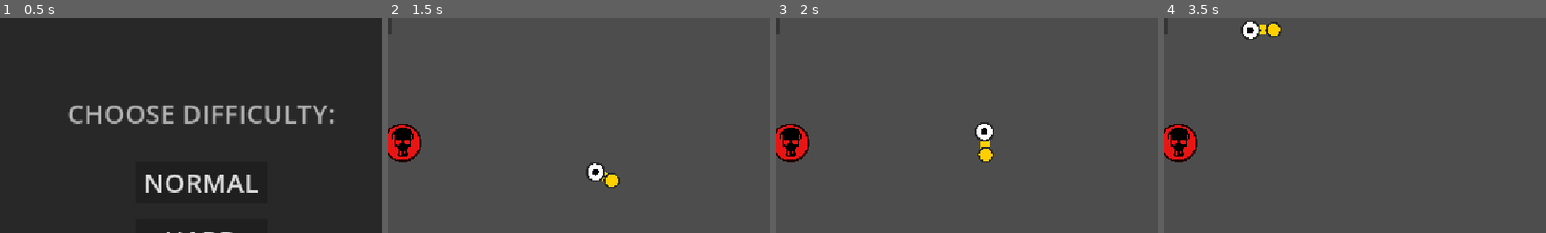
Above: before the commit, frames 1-4 (left to right).
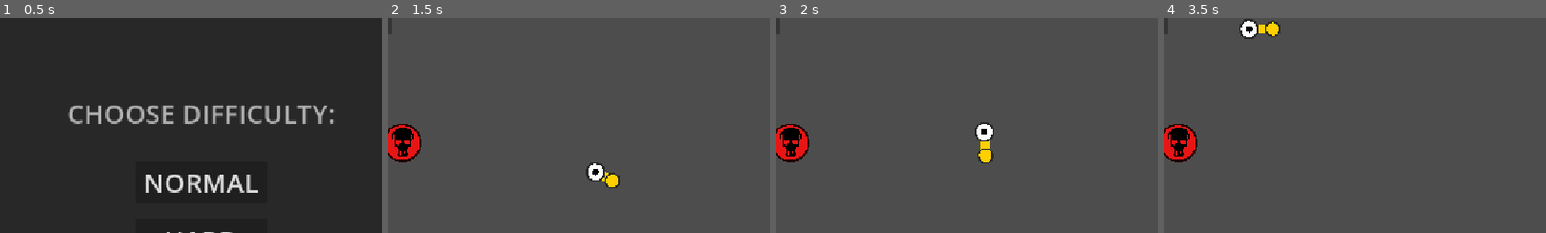
Above: after the commit, the same moments.

Repository: zett42/Physnake
Game: Godot game, scene res://ui/start.tscn
Two runs of this game, one before a commit and one after it. Both use one fixed random seed, a clock stepped at 60 frames per second and the inputs below.
Inputs:
- Up to frame 1 (0.5 s): no input
- Up to frame 2 (1.5 s): click "NORMAL" at 0.5 s; tap Enter at 1.25 s; hold Up (move_up) from 1.28 s (still down)
- Up to frame 3 (2 s): keep holding Up (move_up)
- Up to frame 4 (3.5 s): release Up (move_up) at 2.78 s; hold Left (move_left) from 2.78 s (still down)
The pictures show only the part of the screen within x 24-74%, y 0-50%; the shares and areas given below are measured in that part.

Frame 1 is identical in both runs. In frame 2, less than 0.1% of the frame differs, in the area x 56-61%, y 72-80%; in frame 3, 0.1%; in frame 4, 0.3%, in the area x 19-31%, y 0-11%.

Commit message:
Refactor joint length handling for snake segments and update registration method

Diff:
--- a/components/snake_controller.gd
+++ b/components/snake_controller.gd
@@ -6,7 +6,6 @@
 
 # Breadcrumb recording
 const BREADCRUMB_RECORD_DISTANCE: float = 2.0  # Record every 2 pixels
-const SEGMENT_SPACING: float = 20.0  # Base distance between segments (slightly less than joint rest length)
 
 # Path guidance tuning
 @export var path_guidance_kp: float = 50.0  # Position stiffness (gentle guidance)
@@ -39,10 +38,11 @@
 	total_length = 0.0
 
 
-func register_segment(segment: RigidBody2D) -> void:
+func register_segment(segment: RigidBody2D, joint_length: float) -> void:
 	"""Register a new body segment with the controller."""
 	segments.append(segment)
 	segment.set_meta("spawn_time", Time.get_ticks_msec())
+	segment.set_meta("joint_length", joint_length)
 
 
 func _physics_process(_delta: float) -> void:
@@ -90,13 +90,19 @@
 	# Sample targets for all segments in one pass
 	var crumb_index := breadcrumb_positions.size() - 1
 
+	# Accumulate actual distances for precise positioning
+	var accumulated_distance := 0.0
+
 	for i in range(segments.size()):
 		if not is_instance_valid(segments[i]):
 			continue
 
+		# Get this segment's actual joint length
+		var joint_length := segments[i].get_meta("joint_length", 25.0) as float
+		accumulated_distance += joint_length
+
 		# Calculate target distance behind the head
-		var distance_behind := (i + 1) * SEGMENT_SPACING
-		var target_length := total_length - distance_behind
+		var target_length := total_length - accumulated_distance
 
 		# Find the target position on the breadcrumb path
 		var target_position := _sample_position_at_length(target_length, crumb_index)
@@ -173,8 +179,12 @@
 func _cleanup_breadcrumbs() -> void:
 	"""Remove old breadcrumbs that are no longer needed."""
 
-	# Calculate required history length
-	var max_segment_distance := (segments.size() + 5) * SEGMENT_SPACING  # +5 margin
+	# Calculate required history length based on actual segment lengths
+	var max_segment_distance := 0.0
+	for segment in segments:
+		if is_instance_valid(segment):
+			max_segment_distance += segment.get_meta("joint_length", 25.0) as float
+	max_segment_distance += 125.0  # Add margin (5 segments worth at base length)
 	var min_required_length := total_length - max_segment_distance
 
 	# Remove breadcrumbs before the required length
--- a/components/snake_head.gd
+++ b/components/snake_head.gd
@@ -7,6 +7,11 @@
 
 const MAX_TIME_BONUS: float = 5
 const TIME_BONUS_DURATION: float = 1
+
+# Joint length constants
+const JOINT_BASE_REST_LENGTH: float = 25.0  # Base rest length from joint scene
+const JOINT_HEAD_BONUS: float = 4.0  # Extra length when connecting to head
+const JOINT_BIG_SEGMENT_BONUS: float = 6.0  # Extra length for big segments
 
 # Components that will be spawend.
 const body_scene  := preload("res://components/snake_body.tscn") as PackedScene
@@ -148,17 +153,15 @@
 func _calculate_joint_length( food_size: Food.FoodSize ) -> float:
 	"""Calculate the joint length for a given food size."""
 
-	var joint_len := 24.0
-	const joint_len_head_add := 4.0
-	const joint_len_big_add := 6.0
+	var joint_len := JOINT_BASE_REST_LENGTH
 
 	if tail == self:
-		joint_len += joint_len_head_add
+		joint_len += JOINT_HEAD_BONUS
 	elif (tail as SnakeBody).body_size == SnakeBody.BodySize.BIG:
-		joint_len += joint_len_big_add
+		joint_len += JOINT_BIG_SEGMENT_BONUS
 
 	if food_size == Food.FoodSize.BIG:
-		joint_len += joint_len_big_add
+		joint_len += JOINT_BIG_SEGMENT_BONUS
 
 	return joint_len
 
@@ -193,7 +196,7 @@
 
 	# Register segment with controller for trail-following
 	if controller != null:
-		controller.register_segment( new_tail )
+		controller.register_segment( new_tail, joint_len )
 
 	tail = new_tail
 
